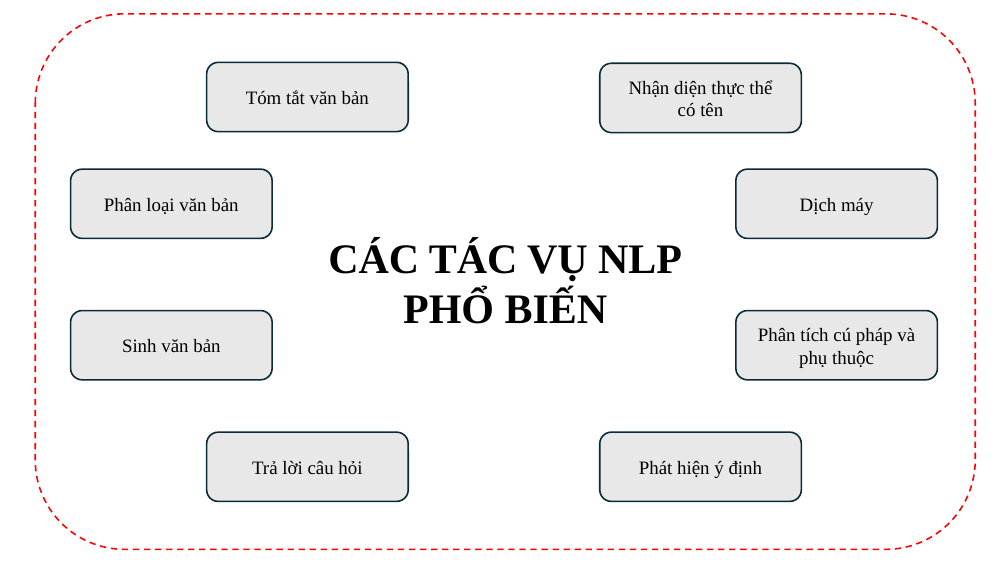
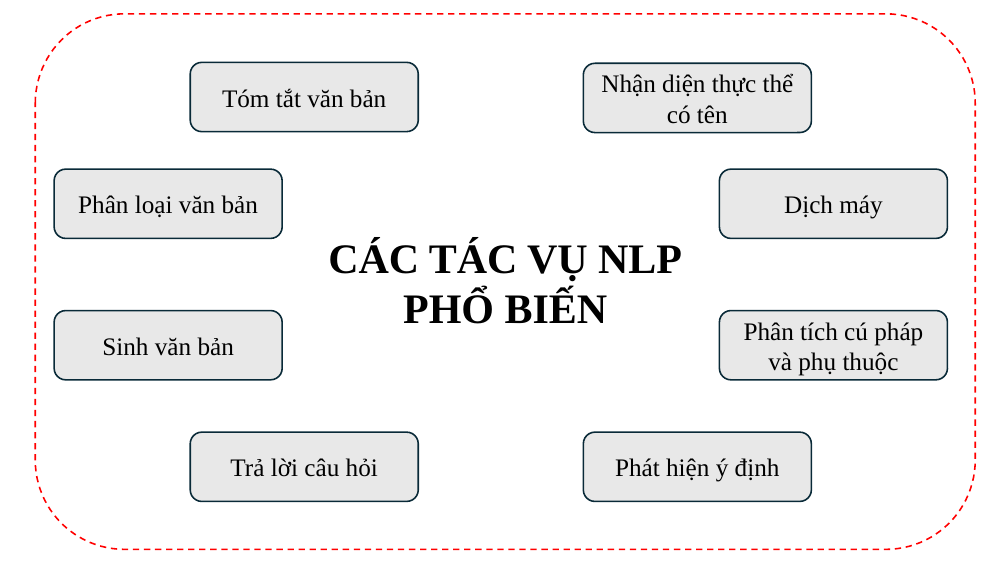
Before and after one commit to ngovanuc/Vietnamese_History_Chatbot, a slide deck: slide 4 of documents/hinh_ve_trong_cao_cao_do_an.pptx. Drawn at 1008x567 pixels with LibreOffice and Linux fonts; fonts in the diff are those of the drawing. Boxes give left, top, right and bottom in pixels: in the first picture for what was removed or moved away, otherwise in the second. Text is boxed around its words. In the diff, an @@ line names an element or a change of style, - is before the commit and + after.

```diff
--- a/documents/hinh_ve_trong_cao_cao_do_an.pptx
+++ b/documents/hinh_ve_trong_cao_cao_do_an.pptx
@@ rounded rectangle "Tóm tắt văn bản": place and size @@
-rounded rectangle "Tóm tắt văn bản" at [206,62,408,132]
+rounded rectangle "Tóm tắt văn bản" at [191,62,419,132]
@@ rounded rectangle "Nhận diện thực thể": place and size @@
-rounded rectangle "Nhận diện thực thể" at [600,64,802,133]
+rounded rectangle "Nhận diện thực thể" at [584,64,812,133]
@@ rounded rectangle "Phân loại văn bản": place and size @@
-rounded rectangle "Phân loại văn bản" at [70,169,272,239]
+rounded rectangle "Phân loại văn bản" at [54,169,283,239]
@@ rounded rectangle "Dịch máy": place and size @@
-rounded rectangle "Dịch máy" at [736,169,938,239]
+rounded rectangle "Dịch máy" at [720,169,948,239]
@@ rounded rectangle "Sinh văn bản": place and size @@
-rounded rectangle "Sinh văn bản" at [70,311,272,380]
+rounded rectangle "Sinh văn bản" at [54,311,283,380]
@@ rounded rectangle "Phân tích cú pháp và ...": place and size @@
-rounded rectangle "Phân tích cú pháp và ..." at [736,311,938,380]
+rounded rectangle "Phân tích cú pháp và ..." at [720,311,948,380]
@@ rounded rectangle "Trả lời câu hỏi": place and size @@
-rounded rectangle "Trả lời câu hỏi" at [206,433,408,502]
+rounded rectangle "Trả lời câu hỏi" at [191,433,419,502]
@@ size 18 to 24 pt in 8 elements at [54,169,283,239], [191,62,419,132], [54,311,283,380], [191,433,419,502], [584,64,812,133], [720,169,948,239], [720,311,948,380], [584,433,812,502] @@
@@ rounded rectangle "Phát hiện ý định": place and size @@
-rounded rectangle "Phát hiện ý định" at [600,433,802,502]
+rounded rectangle "Phát hiện ý định" at [584,433,812,502]
```
Also in this commit, not shown: 4 other slides changed, 1 other file.
